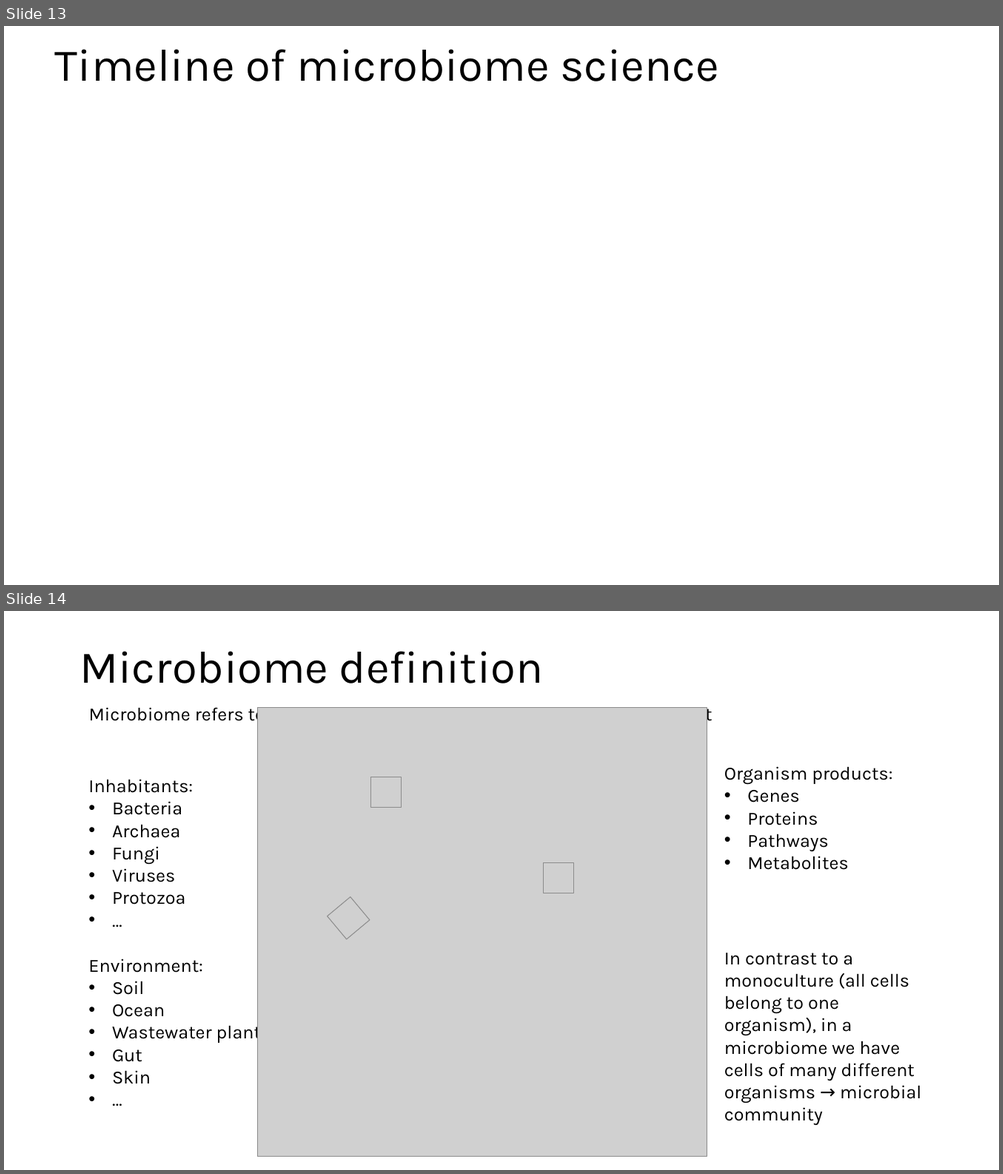
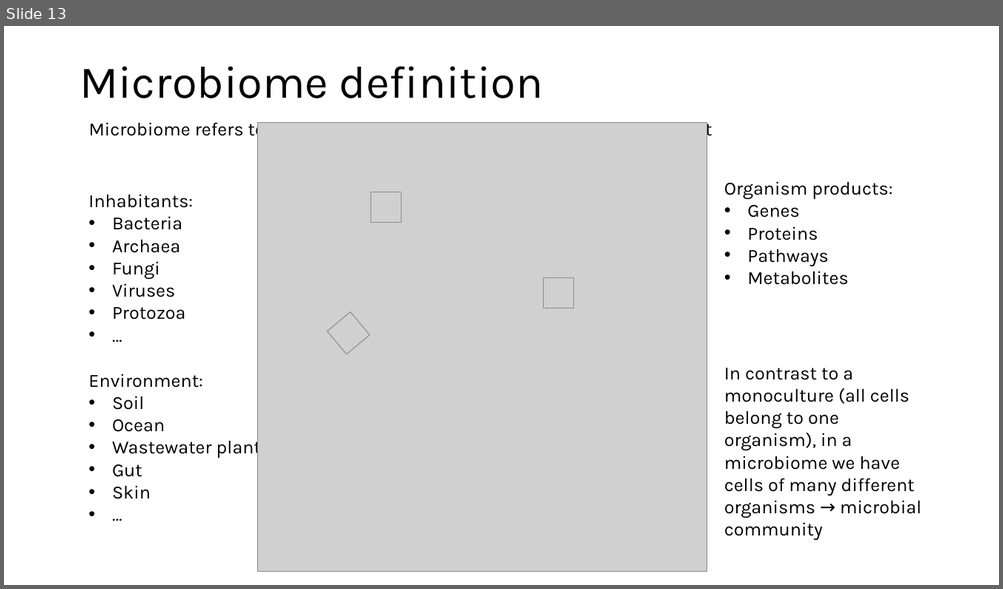
Before and after one commit to biosustain/dsp_metagenomics_training, a slide deck: course_contents/IntroMetagenomics.pptx. Shown one above the other, each under a label of ours: slides 13 and 14 before the commit, slide 13 after it. The pictures are 1003x1174 and 1003x589 pixels, drawn with LibreOffice and Linux fonts; fonts in the diff are those of the drawing; grey boxes stand for pictures; background and template pictures are left out. Boxes give left, top, right and bottom in pixels: in the first picture for what was removed or moved away, otherwise in the second. Text is boxed around its words. In the diff, an @@ line names an element or a change of style, - is before the commit and + after.

```diff
--- a/course_contents/IntroMetagenomics.pptx
+++ b/course_contents/IntroMetagenomics.pptx
@@ slide 13 removed at box(4, 26, 999, 585), background picture (left out) @@
@@ title removed at box(55, 49, 719, 82) @@
-Timeline of microbiome science
@@ what was slide 14 is now slide 13 @@
```
Also in this commit, not shown: 3 slides changed, 2 slides added, 3 other slides removed.
